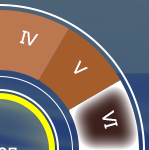
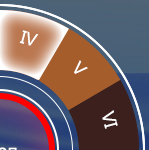
Before/after of a w=149, h=150 layered artwork. What changed in the layer stack:
painted on "Stop" over [0,4,145,150]
painted on "Start" over [0,4,145,150]
